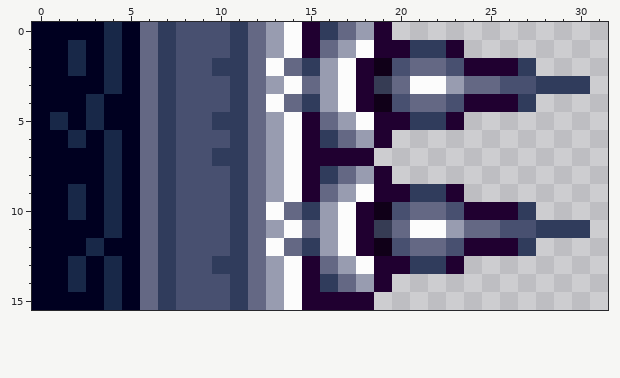
Two states of a pixel-art sprite, Build 004.gmx/sprites/images/sprBarriaSpikes_0.png. The first picture shows the starting point.
The file is 32x16 pixels.
After:
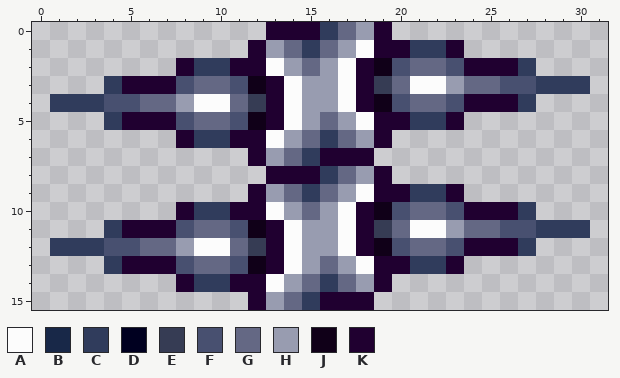
Palette (. is transparent): A #fcfcfc  B #182848  C #303c5c  D #000020  E #363c54  F #485070  G #646884  H #989cb0  J #100018  K #200030
The edit:
@@ x 0..17 @@
- 0 DDDDBDGCFFFCGHAKCG
- 1 DDBDBDGCFFFCGHAKGH
- 2 DDBDBDGCFFCCGAGCHA
- 3 DDDDBDGCFFFCGHAGHA
- 4 DDDBDDGCFFFCGAGCHA
- 5 DBDBDDGCFFCCGHAKGH
- 6 DDBDBDGCFFFCGHAKCG
- 7 DDDDBDGCFFCCGHAKKK
- 8 DDDDBDGCFFFCGHAKCG
- 9 DDBDBDGCFFFCGHAKGH
-10 DDBDBDGCFFFCGAGCHA
-11 DDDDBDGCFFFCGHAGHA
-12 DDDBDDGCFFFCGAGCHA
-13 DDBDBDGCFFCCGHAKGH
-14 DDBDBDGCFFFCGHAKCG
-15 DDDDBDGCFFFCGHAKKK
+ 0 .............KKKCG
+ 1 ............KHGCGH
+ 2 ........KCCKKAHGHA
+ 3 ....CKKKFGGFJKAHHA
+ 4 .CCCFFGGHAAGEKAHHA
+ 5 ....CKKKFGGFJKAHGH
+ 6 ........KCCKKAHGCG
+ 7 ............KHGCKK
+ 8 .............KKKCG
+ 9 ............KHGCGH
+10 ........KCCKKAHGHA
+11 ....CKKKFGGFJKAHHA
+12 .CCCFFGGHAAGEKAHHA
+13 ....CKKKFGGFJKAHGH
+14 ........KCCKKAHGCG
+15 ............KHGCKK
